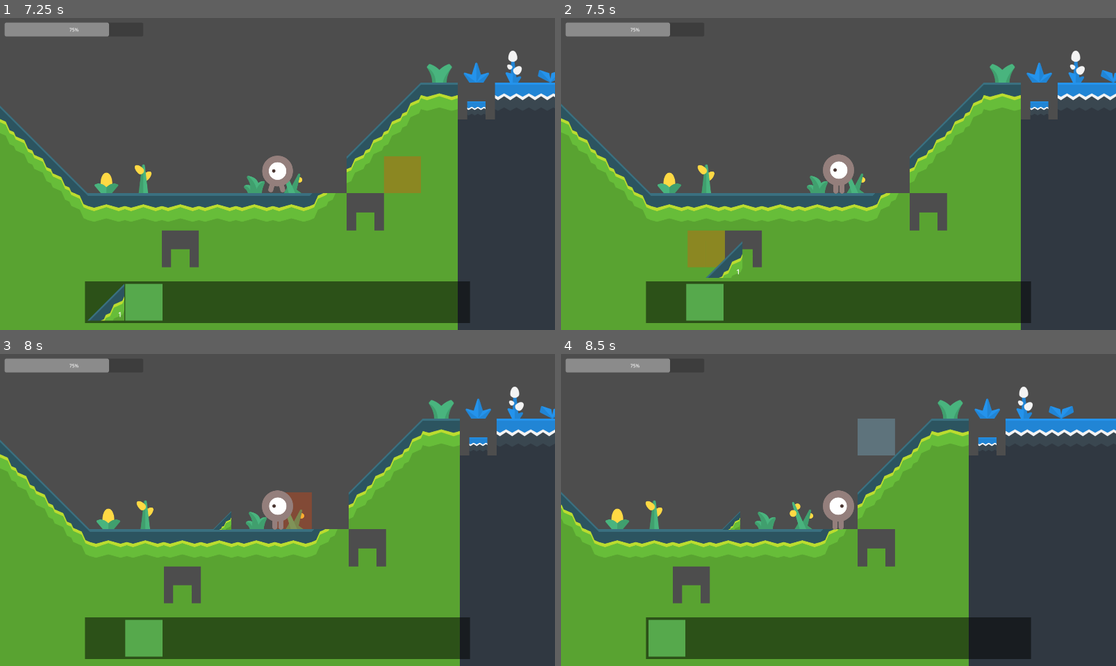
Above: before the commit, frames 1-4 (two rows, left to right).
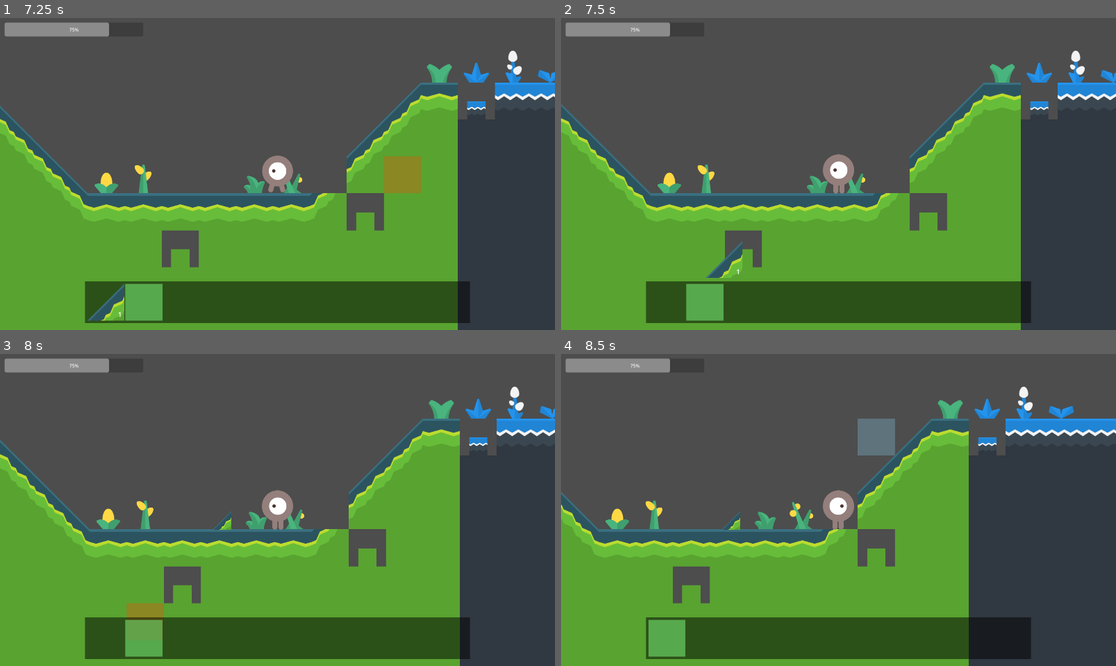
Above: after the commit, the same moments.

Repository: ichi-pg/godot-craft
Game: Godot game, scene res://main/main.tscn
Same seed, same stepped clock (60 frames per second), same inputs: the game is played once before the commit and once after it. The engine's default icon, where the game draws it, is replaced by a stand-in: a white triangle on a blue panel in a dark square.
Inputs (mouse positions are in pixels of both pictures, inside the frame that each line leads up to):
- Up to frame 1 (7.25 s): tap Enter at 0.5, 3.5, 6.5 s; move the mouse to (399, 158) at 0.52 s; hold D (move_right) 0.53-1.25 s; click (399, 158) at 0.6 s; tap Space (jump) at 0.77, 2, 3.77, 5, 6.77 s; drag from (166, 189) to (277, 174) at 1.27 s; move the mouse to (333, 105) at 2.02 s; hold A (move_left) 2.03-2.75 s; hold Mouse wheel down (hotbar_down) 2.03-2.75 s; click (333, 105) at 2.17 s; drag from (249, 236) to (111, 127) at 2.77 s; move the mouse to (444, 220) at 3.52 s; hold D (move_right) 3.53-4.25 s; hold Ctrl (pick_half) 3.53-4.25 s; click (444, 220) at 3.67 s; drag from (111, 127) to (277, 174) at 4.27 s; move the mouse to (305, 174) at 5.02 s; hold D (move_right) 5.03-5.75 s; tap Q (use_posion) at 5.1 s; click (305, 174) at 5.17 s; drag from (194, 96) to (166, 189) at 5.77 s; move the mouse to (399, 158) at 6.52 s; hold A (move_left) from 6.53 s (still down); tap Shift (dodge) at 6.6 s; click (399, 158) at 6.67 s
- Up to frame 2 (7.5 s): release A (move_left) at 7.25 s; drag from (666, 301) to (838, 174) at 7.27 s
- Up to frame 3 (8 s): no input
- Up to frame 4 (8.5 s): move the mouse to (894, 441) at 8.02 s; hold D (move_right) from 8.03 s (still down); hold Mouse wheel up (hotbar_up) from 8.03 s (still down); click (894, 441) at 8.17 s

Frame 1 is identical in both runs. In frame 2, 0.8% of the frame differs, in the area x 22-30%, y 68-80%; in frame 3, 0.9%, in the area x 22-57%, y 44-92%; in frame 4, nothing differs.

Commit message:
Bugfix visible cursor when dragging

Diff:
--- a/item/item.gd
+++ b/item/item.gd
@@ -72,7 +72,6 @@
 	preview.add_child(item)
 	set_drag_preview(preview)
 	# HACK cache
-	# TODO disable level target
 	# TODO one by one
 	# TODO bulk push
 	return item
--- a/main/hud.gd
+++ b/main/hud.gd
@@ -5,16 +5,20 @@
 
 const Item = preload("res://item/item.tscn")
 
+var is_mouse_entering = false
+
 @onready var viewport = get_viewport()
 @onready var drag_item = Item.instantiate()
 
 
 func _on_mouse_entered():
-	focused.emit(true)
+	is_mouse_entering = true
+	focus()
 
 
 func _on_mouse_exited():
-	focused.emit(false)
+	is_mouse_entering = false
+	focus()
 
 
 func _notification(notification_type):
@@ -23,7 +27,13 @@
 			var data = viewport.gui_get_drag_data()
 			if data is Item:
 				drag_item.set_item_data(data.category, data.item_id, data.amount)
+			focus()
 		NOTIFICATION_DRAG_END:
 			if not viewport.gui_is_drag_successful() and drag_item.item_id:
 				item_dropped.emit(drag_item.category, drag_item.item_id, drag_item.amount)
 			drag_item.set_item_data(Common.ItemCategory.NULL, 0, 0)
+			focus()
+
+
+func focus():
+	focused.emit(is_mouse_entering or viewport.gui_is_dragging())
